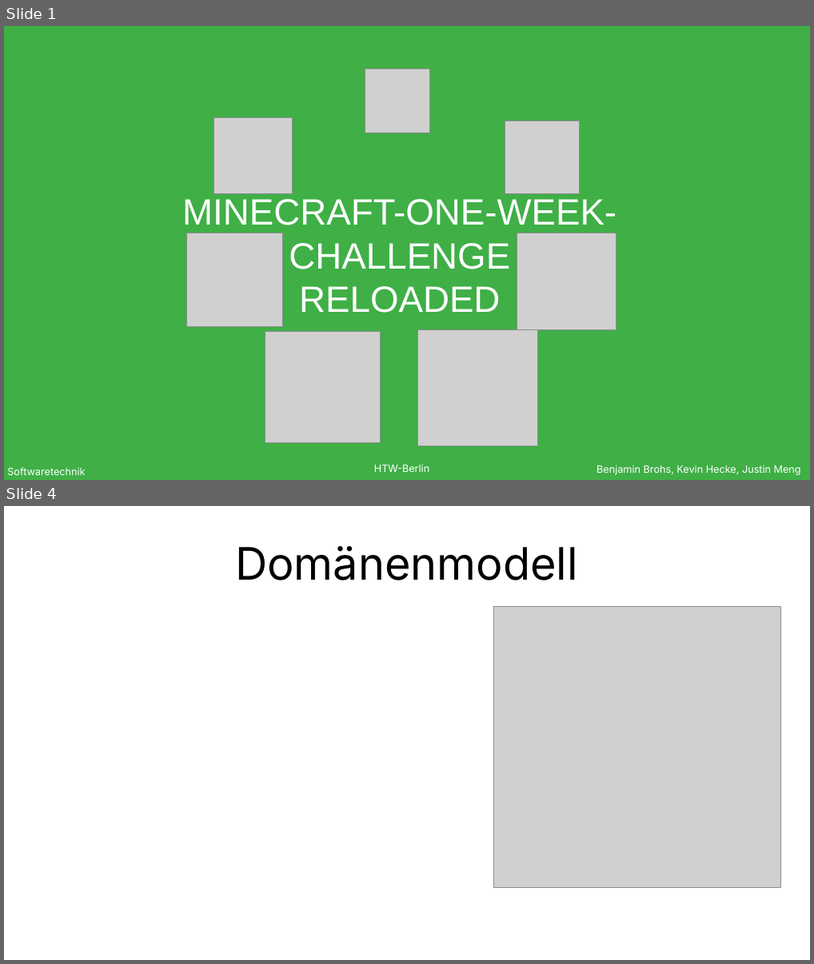
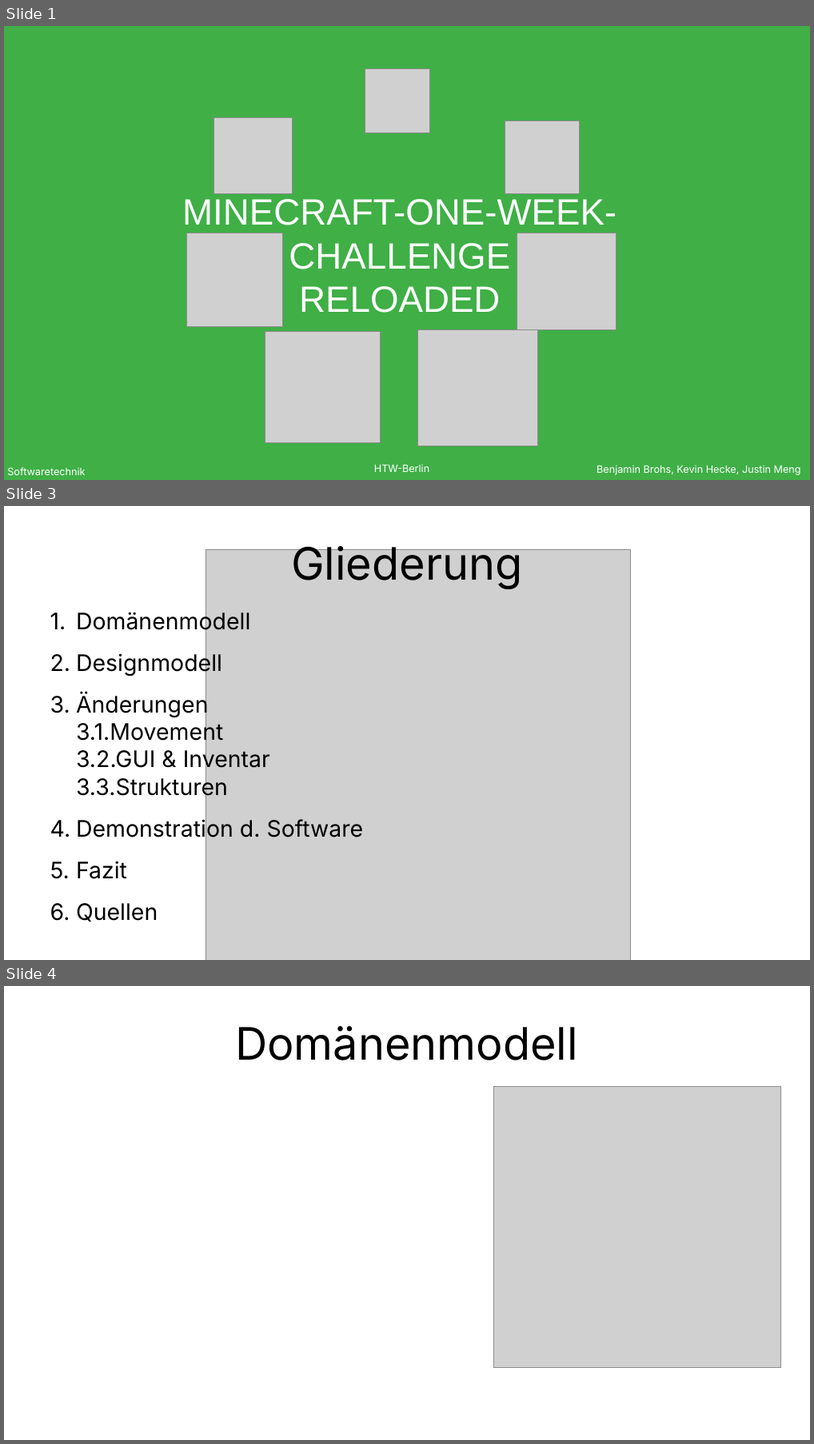
Before and after one commit to lasiv/MineCraft-One-Week-Challenge, a slide deck: präsi/pres.odp. Shown one above the other, each under a label of ours: slides 1 and 4 before the commit, slides 1, 3 and 4 after it; the slides between them are not shown. The pictures are 814x964 and 814x1444 pixels, drawn with LibreOffice and Linux fonts; fonts in the diff are those of the drawing; grey boxes stand for pictures. Boxes give left, top, right and bottom in pixels: in the first picture for what was removed or moved away, otherwise in the second. Text is boxed around its words. In the diff, an @@ line names an element or a change of style, - is before the commit and + after.

Commit message:
changed some design and agenda

```diff
--- a/präsi/pres.odp
+++ b/präsi/pres.odp
@@ slide 3 added at [4, 506, 810, 960], background #FFFFFF @@
@@ picture added at [206, 549, 631, 960] @@
@@ title added at [291, 541, 522, 589], 44 pt, text #000000 @@
+Gliederung
@@ text added at [76, 610, 364, 879], 22.4 pt, text #000000 @@
+1. Domänenmodell
+2. Designmodell
+3. Änderungen
+   3.1.Movement
+   3.2.GUI & Inventar
+   3.3.Strukturen
+4. Demonstration d. Software
+5. Fazit
+6. Quellen
```
Also in this commit, not shown: 1 slide changed, 1 other slide added, 1 slide removed.
